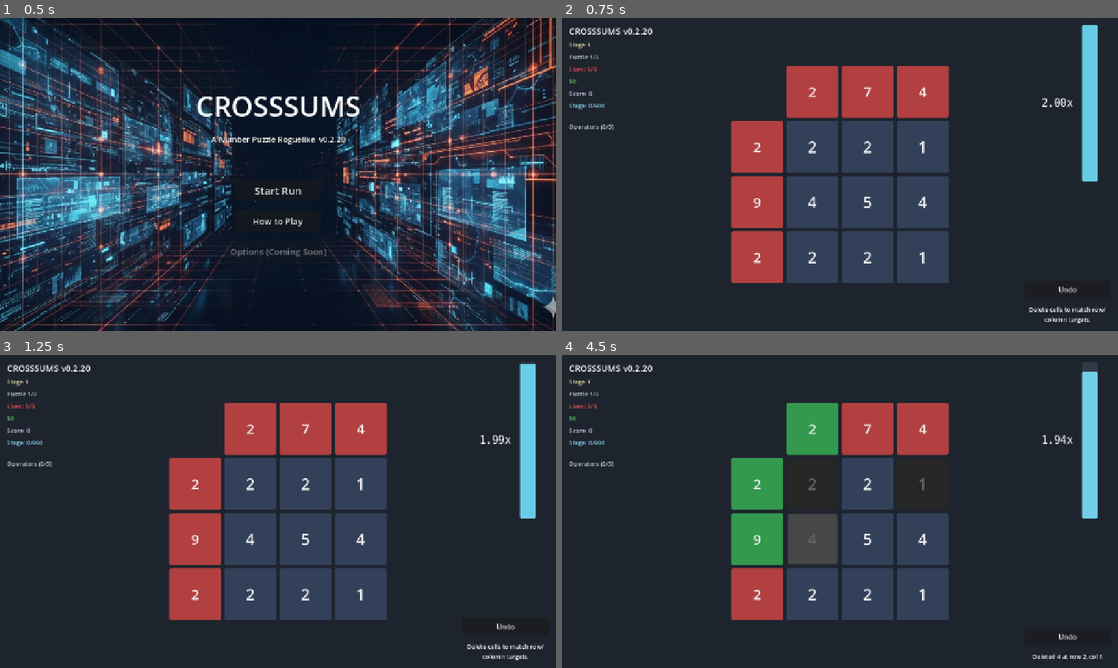
Above: before the commit, frames 1-4 (two rows, left to right).
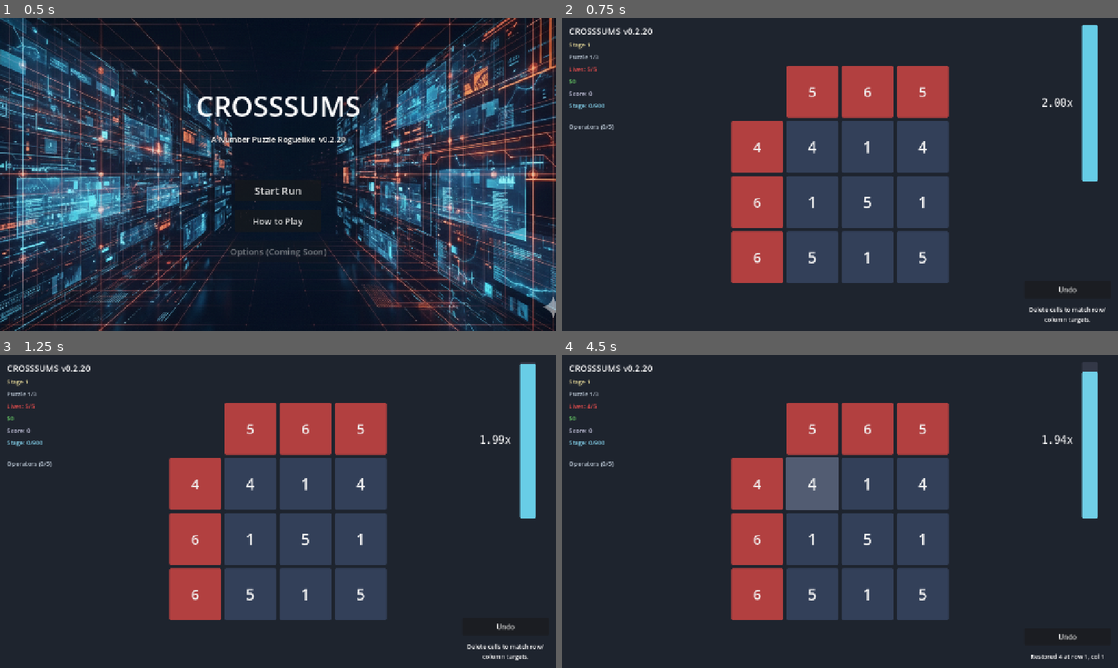
Above: after the commit, the same moments.

Repository: escherize/crossums
Game: Godot game, scene res://scenes/title/title_screen.tscn
Same seed, same stepped clock (60 frames per second), same inputs: the game is played once before the commit and once after it.
Inputs (mouse positions are in pixels of both pictures, inside the frame that each line leads up to):
- Up to frame 1 (0.5 s): no input
- Up to frame 2 (0.75 s): click "Start Run" at 0.5 s
- Up to frame 3 (1.25 s): no input
- Up to frame 4 (4.5 s): click "2" (after the commit: "4") at 1.25 s; click (867, 483) at 2 s, where only the run before the commit has a clickable "2"; click "1" at 2.75 s; click "4" at 3.5 s; click "4" at 4.25 s

Frame 1 is identical in both runs. In frame 2, 0.5% of the frame differs, in the area x 34-66%, y 22-79%; in frame 3, 0.5%; in frame 4, 8.4%, in the area x 4-98%, y 15-98%.

Commit message:
Simplify puzzle generator to two strategies
- Single-solution for boss stages (3, 6, 9...)
- Multi-solution with exchange patterns for normal stages
- Pattern count = grid_size - 2 (3x3→1, 4x4→2, 5x5→3, 6x6→4)
- Exchange patterns use uniform rows [V][V]/[W][W] where V≠W
- Shuffle disperses patterns across the board
- Move legacy strategies (coincidental sums, controlled diversity) to docs

Diff:
--- a/godot_app/autoload/game_state.gd
+++ b/godot_app/autoload/game_state.gd
@@ -6,8 +6,8 @@
 const PuzzleGeneratorScript = preload("res://scripts/core/puzzle_generator.gd")
 const MAX_OPERATORS := 5
 
-# Target number of solutions for generated puzzles (enables player choice)
-const TARGET_SOLUTIONS := 3
+# Boss stages use single-solution puzzles, others use multi-solution
+const BOSS_STAGE_INTERVAL := 3  # Stages 3, 6, 9... are boss stages
 
 # =============================================================================
 # STATE
@@ -44,14 +44,18 @@
 	if run and config.puzzle_seed == 0:
 		config.puzzle_seed = run.get_puzzle_seed()
 
-	# Use PuzzleGenerator for multi-solution puzzles (preserves math challenge)
 	var rng = RandomNumberGenerator.new()
 	if config.puzzle_seed != 0:
 		rng.seed = config.puzzle_seed
 	else:
 		rng.randomize()
 
-	puzzle = PuzzleGeneratorScript.generate(config.grid_size, TARGET_SOLUTIONS, rng)
+	# Boss stages (3, 6, 9...) get single-solution puzzles
+	var is_boss = run and run.stage % BOSS_STAGE_INTERVAL == 0
+	if is_boss:
+		puzzle = PuzzleGeneratorScript.generate_single_solution(config.grid_size, rng)
+	else:
+		puzzle = PuzzleGeneratorScript.generate_multi_solution(config.grid_size, rng)
 
 	# Notify operators of puzzle start
 	for op in operators:
--- a/godot_app/scripts/core/puzzle_generator.gd
+++ b/godot_app/scripts/core/puzzle_generator.gd
@@ -1,20 +1,24 @@
 class_name PuzzleGenerator
 extends RefCounted
-## Generates puzzles with configurable solution counts.
+## Generates puzzles with two distinct strategies:
 ##
-## Primary strategy: Coincidental Sums (preserves math challenge)
-## - Fill grid with diverse values (1-9)
-## - Find targets where different number combinations happen to sum to the same value
-## - Example: Row [1,7,3,5] with target 8 allows {1,7} OR {3,5}
-## - Player must recognize BOTH pairs sum to 8 - math preserved, choice introduced
+## 1. Single-solution (boss boards): Random values, ~1 answer, no shuffle
+## 2. Multi-solution (normal): Exchange patterns + shuffle for player choice
 ##
-## Fallback strategies when coincidental sums are rare:
-## - Exchange patterns: 2x2 regions where both diagonals work
-## - Controlled diversity: Reduce value diversity (sacrifices math challenge)
+## Exchange patterns use 2x2 regions with uniform rows:
+##   [V][V]  where V != W
+##   [W][W]  Player can keep {a,d} OR {b,c} - both give same row sums
+##
+## Pattern count = size - 2 (minimum 1):
+##   3x3: 1 pattern → 2 solutions
+##   4x4: 2 patterns → 4 solutions
+##   5x5: 3 patterns → 8 solutions
+##   6x6: 4 patterns → 16 solutions
+##
+## After creating patterns, shuffle disperses them across the board.
 
 const MAX_SOLUTION_COUNT = 50
-const MAX_GENERATION_ATTEMPTS = 50
-const COINCIDENTAL_ATTEMPTS = 100  # More attempts since coincidences are rarer
+const MAX_GENERATION_ATTEMPTS = 100
 
 # =============================================================================
 # MAIN GENERATION API
@@ -25,171 +29,210 @@
 	target_solutions: int = 3,
 	rng: RandomNumberGenerator = null
 ) -> PuzzleState:
-	## Generate a puzzle targeting approximately `target_solutions` solutions.
-	## Returns puzzle with solution_count in range [2, target+3] for multi-solution,
-	## or exactly 1 for single-solution targets.
+	## Generate a puzzle. Uses single-solution for target<=1, multi-solution otherwise.
 
 	if rng == null:
 		rng = RandomNumberGenerator.new()
 		rng.randomize()
 
-	# For multi-solution puzzles, require at least 2 solutions
-	var min_solutions = 2 if target_solutions >= 2 else 1
-	var max_solutions = target_solutions + 3
-
-	# Try generation strategies in order of preference
-	# Coincidental sums first (best math challenge), then fallbacks
-	var strategies = [
-		_strategy_coincidental_sums,
-		_strategy_exchange_patterns,
-		_strategy_controlled_diversity,
-		_strategy_random_sampling,
-	]
-
-	for strategy in strategies:
-		var result = strategy.call(grid_size, min_solutions, max_solutions, rng)
-		if result != null:
-			# Shuffle rows and columns to break up visual patterns
-			# (keeps puzzle mathematically equivalent)
-			_shuffle_puzzle(result, rng)
-
-			var analysis = analyze(result)
-			print("[PuzzleGenerator] %s succeeded: %d solutions, diversity %.2f" % [
-				str(strategy).get_slice("::", 1),
-				analysis.solution_count,
-				analysis.diversity
-			])
-			return result
-		print("[PuzzleGenerator] %s failed" % str(strategy).get_slice("::", 1))
-
-	# Fallback: single-solution puzzle (better than nothing)
-	print("[PuzzleGenerator] All strategies failed, using single-solution fallback")
-	var fallback = _generate_single_solution(grid_size, rng)
-	_shuffle_puzzle(fallback, rng)
-	return fallback
-
-
-# =============================================================================
-# STRATEGY 1: Coincidental Sums (Primary - preserves math challenge)
-# =============================================================================
-
-static func _strategy_coincidental_sums(
+	if target_solutions <= 1:
+		return generate_single_solution(grid_size, rng)
+	return generate_multi_solution(grid_size, rng)
+
+
+static func generate_single_solution(
 	grid_size: Vector2i,
-	min_solutions: int,
-	max_solutions: int,
 	rng: RandomNumberGenerator
 ) -> PuzzleState:
-	## Find puzzles where different number combinations coincidentally sum to the same targets.
-	## Preserves full value diversity (1-9) so math challenge remains.
-
-	for _attempt in range(COINCIDENTAL_ATTEMPTS):
+	## Generate a puzzle with exactly 1 solution. Good for "boss boards".
+	## No shuffle - patterns don't need hiding.
+
+	for _attempt in range(MAX_GENERATION_ATTEMPTS):
 		var state = PuzzleState.new(grid_size)
 
-		# Fill grid with diverse values (1-9)
+		# Fill with random diverse values
 		for row in range(grid_size.y):
 			for col in range(grid_size.x):
 				state.get_cell(row, col).value = rng.randi_range(1, 9)
 
-		# Try to find good targets using sum partners
-		var result = _find_coincidental_targets(state, min_solutions, max_solutions, rng)
+		# Find targets that give exactly 1 solution
+		var result = _find_targets_with_solution_count(state, 1, 1, rng)
 		if result != null:
+			var analysis = analyze(result)
+			print("[PuzzleGenerator] single_solution: %d solutions, diversity %.2f" % [
+				analysis.solution_count, analysis.diversity
+			])
 			return result
 
-	return null
-
-
-static func _find_coincidental_targets(
+	# Fallback: return any valid puzzle
+	print("[PuzzleGenerator] single_solution failed, using fallback")
+	return _generate_fallback(grid_size, rng)
+
+
+static func generate_multi_solution(
+	grid_size: Vector2i,
+	rng: RandomNumberGenerator
+) -> PuzzleState:
+	## Generate a puzzle with multiple solutions using exchange patterns.
+	## Creates 2x2 regions where both diagonals work, then shuffles.
+
+	for _attempt in range(MAX_GENERATION_ATTEMPTS):
+		var state = PuzzleState.new(grid_size)
+
+		# Fill with random diverse values
+		for row in range(grid_size.y):
+			for col in range(grid_size.x):
+				state.get_cell(row, col).value = rng.randi_range(1, 9)
+
+		# Determine how many exchange patterns to create
+		var num_patterns = _get_pattern_count(grid_size)
+
+		# Create exchange patterns (modify values so diagonals are equal)
+		var patterns_created = _create_exchange_patterns(state, num_patterns, rng)
+		if patterns_created == 0:
+			continue
+
+		# Find valid targets
+		var result = _find_targets_with_solution_count(state, 2, 20, rng)
+		if result != null:
+			# Shuffle to disperse the exchange patterns
+			_shuffle_puzzle(result, rng)
+
+			var analysis = analyze(result)
+			print("[PuzzleGenerator] multi_solution: %d patterns, %d solutions, diversity %.2f" % [
+				patterns_created, analysis.solution_count, analysis.diversity
+			])
+			return result
+
+	# Fallback
+	print("[PuzzleGenerator] multi_solution failed, using fallback")
+	var fallback = _generate_fallback(grid_size, rng)
+	_shuffle_puzzle(fallback, rng)
+	return fallback
+
+
+static func _get_pattern_count(grid_size: Vector2i) -> int:
+	## Determine how many 2x2 exchange patterns to create based on grid size.
+	## Formula: size - 2 (so 3x3=1, 4x4=2, 5x5=3, 6x6=4)
+	var size = mini(grid_size.x, grid_size.y)
+	return maxi(1, size - 2)
+
+
+static func _create_exchange_patterns(
+	state: PuzzleState,
+	num_patterns: int,
+	rng: RandomNumberGenerator
+) -> int:
+	## Create non-overlapping 2x2 exchange patterns with uniform rows.
+	## Pattern: [V][V] / [W][W] - either diagonal gives same row/col sums.
+	## Returns number of patterns successfully created.
+
+	var used_cells: Dictionary = {}
+	var patterns_created = 0
+	var size = state.grid_size
+
+	for _i in range(num_patterns):
+		var found = false
+		for _try in range(20):
+			var r = rng.randi_range(0, size.y - 2)
+			var c = rng.randi_range(0, size.x - 2)
+
+			# Check if any cell is already used
+			var overlaps = false
+			for dr in range(2):
+				for dc in range(2):
+					if used_cells.has(Vector2i(c + dc, r + dr)):
+						overlaps = true
+						break
+				if overlaps:
+					break
+
+			if overlaps:
+				continue
+
+			# Create exchange pattern: uniform values per row, different between rows
+			# [V][V]
+			# [W][W]  where V != W (diagonals are different)
+			var v = rng.randi_range(1, 9)
+			var w = rng.randi_range(1, 9)
+			while w == v:
+				w = rng.randi_range(1, 9)
+
+			state.get_cell(r, c).value = v
+			state.get_cell(r, c + 1).value = v
+			state.get_cell(r + 1, c).value = w
+			state.get_cell(r + 1, c + 1).value = w
+
+			# Mark cells as used
+			for dr in range(2):
+				for dc in range(2):
+					used_cells[Vector2i(c + dc, r + dr)] = true
+
+			patterns_created += 1
+			found = true
+			break
+
+		if not found:
+			break
+
+	return patterns_created
+
+
+static func _find_targets_with_solution_count(
 	state: PuzzleState,
 	min_solutions: int,
 	max_solutions: int,
 	rng: RandomNumberGenerator
 ) -> PuzzleState:
-	## Find targets that allow multiple solutions via coincidental sums.
-	## Strategy: identify targets where rows/cols have "sum partners" (different subsets → same sum).
+	## Find targets that give solution count in [min, max] range.
 
 	var grid_size = state.grid_size
 
-	# Analyze sum partners for each row
-	var row_partners: Array = []  # Array of {sum: [[indices], ...]} per row
-	for row in range(grid_size.y):
-		var values: Array = []
+	for _attempt in range(50):
+		# Pick a random valid keep-set (30-70% of cells)
+		var keep_ratio = rng.randf_range(0.3, 0.7)
+		var keep_set: Dictionary = {}
+
+		for row in range(grid_size.y):
+			for col in range(grid_size.x):
+				if rng.randf() < keep_ratio:
+					keep_set[Vector2i(col, row)] = true
+
+		# Ensure at least one cell per row and column
+		for row in range(grid_size.y):
+			var has_cell = false
+			for col in range(grid_size.x):
+				if keep_set.has(Vector2i(col, row)):
+					has_cell = true
+					break
+			if not has_cell:
+				keep_set[Vector2i(rng.randi_range(0, grid_size.x - 1), row)] = true
+
 		for col in range(grid_size.x):
-			values.append({"col": col, "value": state.get_cell(row, col).value})
-		row_partners.append(_find_sum_partners(values))
-
-	# Analyze sum partners for each column
-	var col_partners: Array = []
-	for col in range(grid_size.x):
-		var values: Array = []
+			var has_cell = false
+			for row in range(grid_size.y):
+				if keep_set.has(Vector2i(col, row)):
+					has_cell = true
+					break
+			if not has_cell:
+				keep_set[Vector2i(col, rng.randi_range(0, grid_size.y - 1))] = true
+
+		# Calculate targets from keep-set
 		for row in range(grid_size.y):
-			values.append({"col": row, "value": state.get_cell(row, col).value})
-		col_partners.append(_find_sum_partners(values))
-
-	# Score candidate target sums by how many alternatives they provide
-	# Higher score = more subsets can achieve this sum
-	var row_target_candidates: Array = []  # Array of Array of {target, score}
-	for row in range(grid_size.y):
-		var candidates: Array = []
-		for target_sum in row_partners[row].keys():
-			var subsets = row_partners[row][target_sum]
-			# Score based on number of alternative subsets
-			candidates.append({"target": target_sum, "score": subsets.size(), "subsets": subsets})
-		# Sort by score (more alternatives = better)
-		candidates.sort_custom(func(a, b): return a.score > b.score)
-		row_target_candidates.append(candidates)
-
-	# Try different combinations of row targets, prioritizing those with more alternatives
-	for _target_attempt in range(30):
-		# For each row, pick a target (weighted towards those with more alternatives)
-		var row_targets: Array[int] = []
-		var row_keep_sets: Array = []  # One possible keep-set per row
-
-		var valid_config = true
-		for row in range(grid_size.y):
-			var candidates = row_target_candidates[row]
-			if candidates.is_empty():
-				valid_config = false
-				break
-
-			# Weighted selection: prefer targets with more alternatives
-			var total_score = 0
-			for c in candidates:
-				total_score += c.score
-			var pick = rng.randi() % total_score
-			var running = 0
-			var chosen = candidates[0]
-			for c in candidates:
-				running += c.score
-				if pick < running:
-					chosen = c
-					break
-
-			row_targets.append(chosen.target)
-			# Pick a random subset from the alternatives
-			var subset_idx = rng.randi() % chosen.subsets.size()
-			row_keep_sets.append(chosen.subsets[subset_idx])
-
-		if not valid_config:
-			continue
-
-		# Set row targets
-		for row in range(grid_size.y):
-			state.row_targets[row] = row_targets[row]
-
-		# Calculate column targets from chosen keep-set
-		var keep_dict: Dictionary = {}
-		for row in range(grid_size.y):
-			for col in row_keep_sets[row]:
-				keep_dict[Vector2i(col, row)] = true
+			var row_sum = 0
+			for col in range(grid_size.x):
+				if keep_set.has(Vector2i(col, row)):
+					row_sum += state.get_cell(row, col).value
+			state.row_targets[row] = row_sum
 
 		for col in range(grid_size.x):
 			var col_sum = 0
 			for row in range(grid_size.y):
-				if keep_dict.has(Vector2i(col, row)):
+				if keep_set.has(Vector2i(col, row)):
 					col_sum += state.get_cell(row, col).value
 			state.col_targets[col] = col_sum
 
-		# Count actual solutions
+		# Count solutions
 		var solution_count = count_solutions(state, max_solutions + 1)
 
 		if solution_count >= min_solutions and solution_count <= max_solutions:
@@ -199,237 +242,26 @@
 	return null
 
 
-static func _find_sum_partners(cells: Array) -> Dictionary:
-	## Find all subsets that sum to each possible total.
-	## Returns {sum: [[indices that produce it], ...]}
-	## "Sum partners" are sums with multiple ways to achieve them.
-
-	var sum_groups: Dictionary = {}
-
-	# Generate all non-empty subsets
-	var n = cells.size()
-	var total_subsets = 1 << n  # 2^n
-
-	for mask in range(1, total_subsets):  # Skip empty subset
-		var subset_indices: Array = []
-		var subset_sum = 0
-
-		for i in range(n):
-			if mask & (1 << i):
-				subset_indices.append(cells[i].col)
-				subset_sum += cells[i].value
-
-		if not sum_groups.has(subset_sum):
-			sum_groups[subset_sum] = []
-		sum_groups[subset_sum].append(subset_indices)
-
-	return sum_groups
-
-
-# =============================================================================
-# STRATEGY 2: Controlled Value Diversity (Fallback - reduces math challenge)
-# =============================================================================
-
-static func _strategy_controlled_diversity(
-	grid_size: Vector2i,
-	min_solutions: int,
-	max_solutions: int,
-	rng: RandomNumberGenerator
-) -> PuzzleState:
-	## Control solution count by controlling value diversity.
-	## More repeated values → more solutions.
-
-	var total_cells = grid_size.x * grid_size.y
-
-	# Map target solution range to diversity level
-	# diversity 0.0 = all same value, 1.0 = all different
-	var target_mid = (min_solutions + max_solutions) / 2.0
-	var diversity = _solutions_to_diversity(target_mid, total_cells)
-
-	for _attempt in range(MAX_GENERATION_ATTEMPTS):
-		var state = PuzzleState.new(grid_size)
-
-		# Generate values with controlled diversity
-		_fill_with_diversity(state, diversity, rng)
-
-		# Try to find targets that give solutions in range
-		var result = _find_good_targets(state, min_solutions, max_solutions, rng)
-		if result != null:
-			return result
-
-	return null
-
-
-static func _solutions_to_diversity(target_solutions: float, total_cells: int) -> float:
-	## Map target solution count to diversity level.
-	## Based on empirical observation:
-	## - All 1s with n×n grid, targets n-1 per row/col → ~n! solutions
-	## - Higher diversity → fewer solutions
-
-	# For a 3×3: all 1s can give 6 solutions, all different gives ~1
-	# For a 4×4: all 1s can give 24+ solutions
-	# For a 5×5: all 1s can give 120+ solutions
-
-	# Rough formula: diversity ≈ 1 - log(target) / log(max_possible)
-	var max_possible = mini(120, total_cells * total_cells)  # Cap estimate
-
-	if target_solutions <= 1:
-		return 0.9  # High diversity for single solution
-	if target_solutions >= max_possible:
-		return 0.0  # No diversity for max solutions
-
-	# Logarithmic mapping
-	var log_target = log(target_solutions)
-	var log_max = log(max_possible)
-	return clampf(1.0 - (log_target / log_max), 0.1, 0.9)
-
-
-static func _fill_with_diversity(
-	state: PuzzleState,
-	diversity: float,
-	rng: RandomNumberGenerator
-) -> void:
-	## Fill grid with values at specified diversity level.
-	## diversity 0 = all same, 1 = all different
-
-	var size = state.grid_size
-	var total = size.x * size.y
-
-	if diversity < 0.2:
-		# Very low diversity: mostly same value with slight variation
-		var base_value = rng.randi_range(1, 3)
-		for row in range(size.y):
-			for col in range(size.x):
-				var value = base_value
-				if rng.randf() < diversity * 2:
-					value = rng.randi_range(1, 4)
-				state.get_cell(row, col).value = value
-
-	elif diversity < 0.5:
-		# Medium-low diversity: 2-3 distinct values
-		var values = [rng.randi_range(1, 3), rng.randi_range(2, 5)]
-		if rng.randf() < diversity:
-			values.append(rng.randi_range(3, 6))
-		for row in range(size.y):
-			for col in range(size.x):
-				state.get_cell(row, col).value = values[rng.randi() % values.size()]
-
-	elif diversity < 0.7:
-		# Medium diversity: 3-5 distinct values
-		var values = []
-		for i in range(rng.randi_range(3, 5)):
-			values.append(rng.randi_range(1, 7))
-		for row in range(size.y):
-			for col in range(size.x):
-				state.get_cell(row, col).value = values[rng.randi() % values.size()]
-
-	else:
-		# High diversity: mostly different values
-		for row in range(size.y):
-			for col in range(size.x):
-				state.get_cell(row, col).value = rng.randi_range(1, 9)
-
-
-# =============================================================================
-# STRATEGY 3: Exchange Patterns (Fallback)
-# =============================================================================
-
-static func _strategy_exchange_patterns(
-	grid_size: Vector2i,
-	min_solutions: int,
-	max_solutions: int,
-	rng: RandomNumberGenerator
-) -> PuzzleState:
-	## Create puzzles with explicit exchange patterns.
-	## Each 2×2 with equal diagonals doubles solution count.
-
-	if grid_size.x < 3 or grid_size.y < 3:
-		return null
-
-	# Calculate how many exchange patterns we need
-	# 2^k solutions for k independent patterns
-	var target_mid = (min_solutions + max_solutions) / 2.0
-	var num_patterns = maxi(1, int(log(target_mid) / log(2)))
-	num_patterns = mini(num_patterns, (grid_size.x - 1) * (grid_size.y - 1) / 2)
-
-	for _attempt in range(MAX_GENERATION_ATTEMPTS / 2):
-		var state = PuzzleState.new(grid_size)
-
-		# Fill with base values
-		for row in range(grid_size.y):
-			for col in range(grid_size.x):
-				state.get_cell(row, col).value = rng.randi_range(1, 5)
-
-		# Create exchange patterns at random positions
-		var used_cells: Dictionary = {}
-		var patterns_created = 0
-
-		for _p in range(num_patterns * 3):  # Try more times than needed
-			if patterns_created >= num_patterns:
-				break
-
-			var r = rng.randi_range(0, grid_size.y - 2)
-			var c = rng.randi_range(0, grid_size.x - 2)
-
-			# Check cells not already used
-			var key = Vector2i(c, r)
-			if used_cells.has(key):
-				continue
-
-			# Create exchange pattern: make diagonals equal
-			var a = state.get_cell(r, c).value
-			var d = state.get_cell(r + 1, c + 1).value
-			var diag_sum = a + d
-
-			# Set b and c so b + c = a + d
-			var b = rng.randi_range(1, mini(diag_sum - 1, 9))
-			var c_val = diag_sum - b
-			if c_val >= 1 and c_val <= 9:
-				state.get_cell(r, c + 1).value = b
-				state.get_cell(r + 1, c).value = c_val
-				used_cells[key] = true
-				used_cells[Vector2i(c + 1, r)] = true
-				used_cells[Vector2i(c, r + 1)] = true
-				used_cells[Vector2i(c + 1, r + 1)] = true
-				patterns_created += 1
-
-		# Find targets
-		var result = _find_good_targets(state, min_solutions, max_solutions, rng)
-		if result != null:
-			return result
-
-	return null
-
-
-# =============================================================================
-# STRATEGY 4: Random Sampling (Last resort)
-# =============================================================================
-
-static func _strategy_random_sampling(
-	grid_size: Vector2i,
-	min_solutions: int,
-	max_solutions: int,
-	rng: RandomNumberGenerator
-) -> PuzzleState:
-	## Original algorithm: random values, sample keep-sets as targets.
-
-	for _attempt in range(MAX_GENERATION_ATTEMPTS):
-		var state = PuzzleState.new(grid_size)
-
-		# Fill with random values
-		for row in range(grid_size.y):
-			for col in range(grid_size.x):
-				state.get_cell(row, col).value = rng.randi_range(1, 9)
-
-		var result = _find_good_targets(state, min_solutions, max_solutions, rng)
-		if result != null:
-			return result
-
-	return null
-
-
-# =============================================================================
-# TARGET FINDING (Shared by all strategies)
+static func _generate_fallback(grid_size: Vector2i, rng: RandomNumberGenerator) -> PuzzleState:
+	## Generate any valid puzzle as fallback.
+	var config = PuzzleLogic.PuzzleConfig.new()
+	config.grid_size = grid_size
+	config.puzzle_seed = rng.randi()
+	return PuzzleLogic.generate_puzzle(config)
+
+
+# Legacy strategies moved to docs/LEGACY_PUZZLE_STRATEGIES.md
+
+
+# Legacy strategies documented in docs/LEGACY_PUZZLE_STRATEGIES.md
+
+
+# =============================================================================
+# TARGET FINDING (used by legacy code, kept for _find_good_targets)
+# =============================================================================
+
+# =============================================================================
+# SHARED UTILITIES
 # =============================================================================
 
 static func _find_good_targets(
Not shown, added: docs/LEGACY_PUZZLE_STRATEGIES.md
